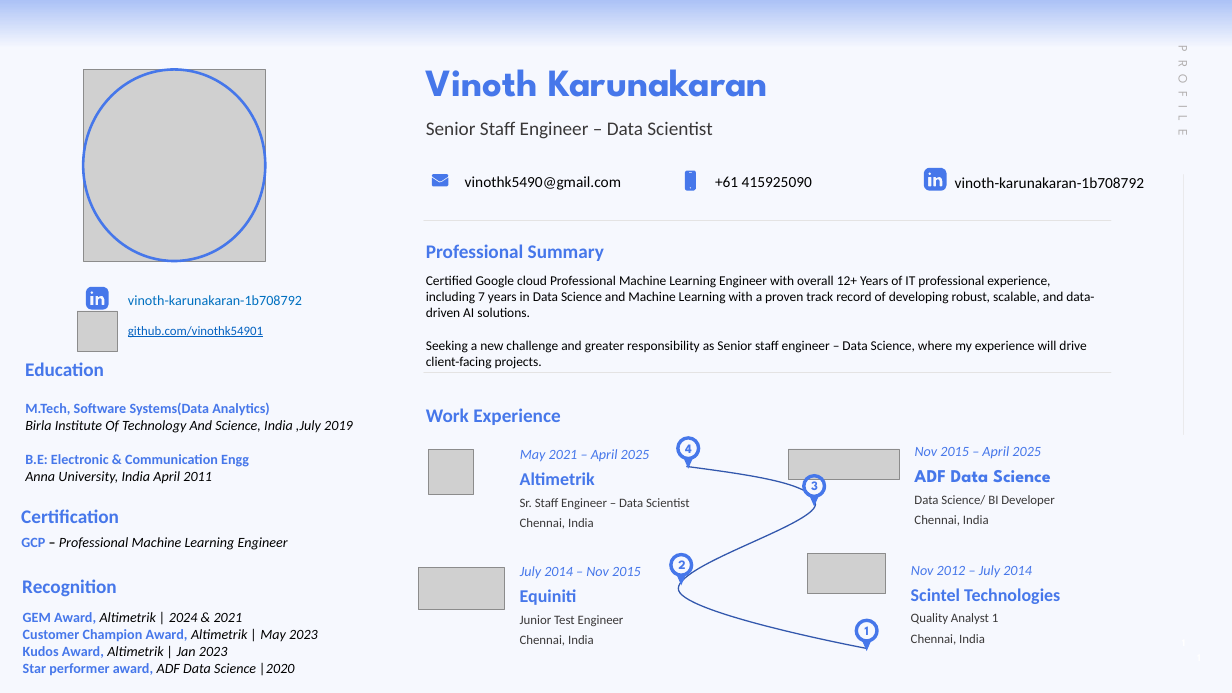
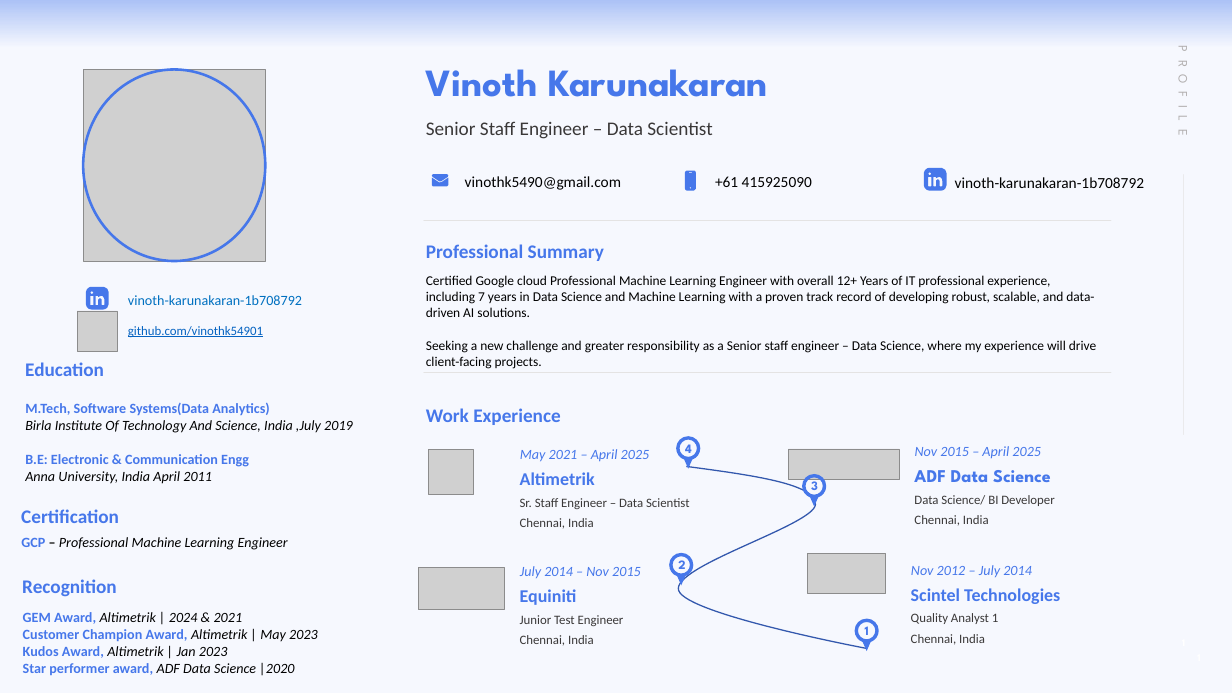
Before and after one commit to vinothk54901/mantelgroup_assessment, a slide deck: slide 1 of Vinoth_Karunakaran.pptx. Drawn at 1232x693 pixels with LibreOffice and Linux fonts; fonts in the diff are those of the drawing; grey boxes stand for pictures; background and template pictures are left out. Boxes give left, top, right and bottom in pixels: in the first picture for what was removed or moved away, otherwise in the second. Text is boxed around its words. In the diff, an @@ line names an element or a change of style, - is before the commit and + after.

Commit message:
Updated PPT

```diff
--- a/Vinoth_Karunakaran.pptx
+++ b/Vinoth_Karunakaran.pptx
@@ text at (426,275,1096,369): text changed @@
-Certified Google cloud Professional Machine Learning Engineer with overall 12+ Years of IT professional experience, including 7 years in Data Science and Machine Learning with a proven track record of developing robust, scalable, and data-driven AI solutions.
-Seeking a new challenge and greater responsibility as Senior staff engineer – Data Science, where my experience will drive client-facing projects.
+Certified Google cloud Professional Machine Learning Engineer with overall 12+ Years of IT professional experience, including 7 years in Data Science and Machine Learning with a proven track record of developing robust, scalable, and data-driven AI solutions.
+Seeking a new challenge and greater responsibility as a Senior staff engineer – Data Science, where my experience will drive client-facing projects.
```
